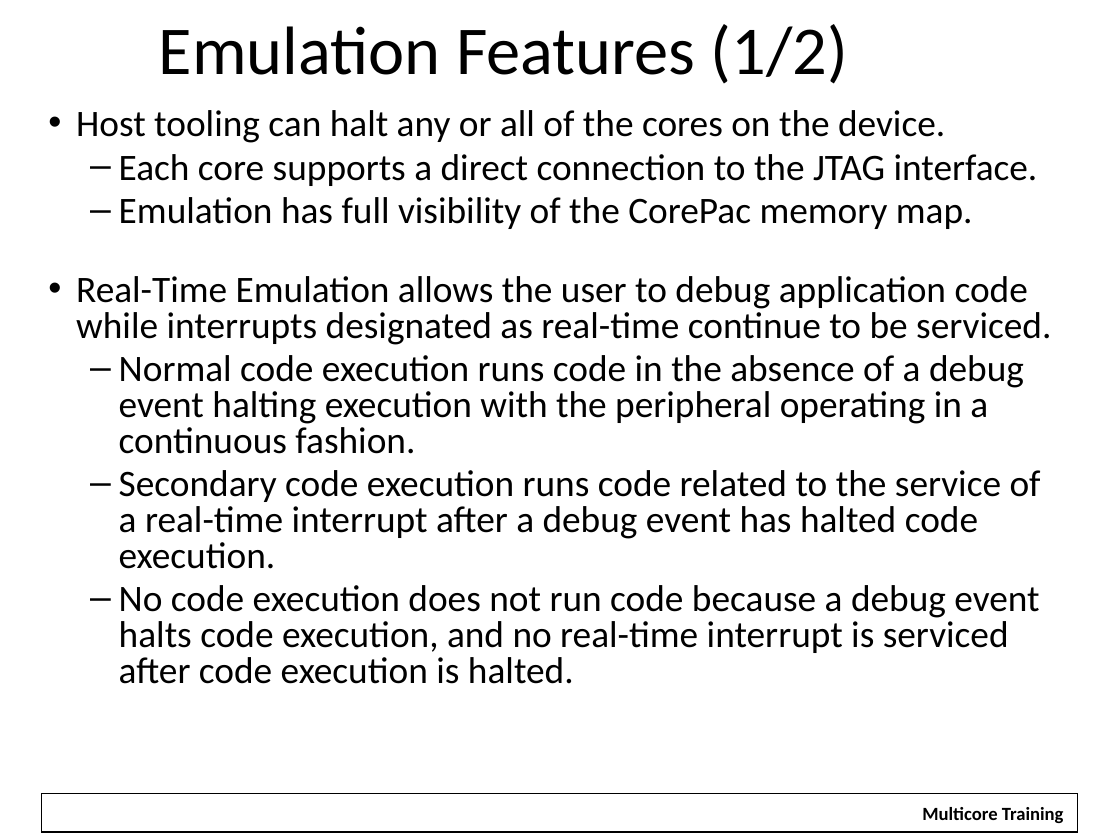
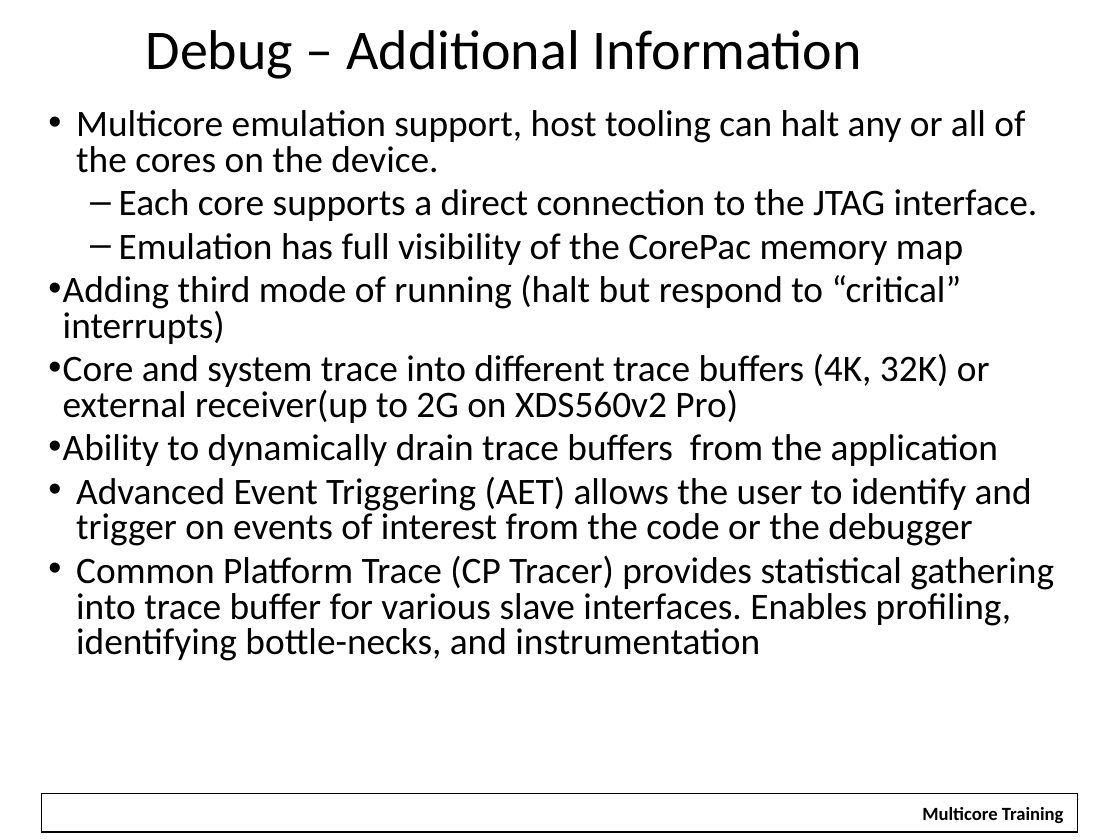
Before and after one commit to hari1989/keystone-workshop, a slide deck: slide 35 of slides/KeyStone Overview.pptx (slide 56 before the commit). Drawn at 1120x840 pixels with LibreOffice and Linux fonts; fonts in the diff are those of the drawing; background and template pictures are left out. Boxes give left, top, right and bottom in pixels: in the first picture for what was removed or moved away, otherwise in the second. Text is boxed around its words. In the diff, an @@ line names an element or a change of style, - is before the commit and + after.

```diff
--- a/slides/KeyStone Overview.pptx
+++ b/slides/KeyStone Overview.pptx
@@ title at box(146, 30, 862, 79): text changed; size 44 to 36 pt @@
-Emulation Features (1/2)
+Debug – Additional Information
@@ text at box(76, 110, 1025, 173): text changed @@
-• Host tooling can halt any or all of the cores on the device.
+• Multicore emulation support, host tooling can halt any or all of the cores on the device.
@@ text at box(63, 233, 1054, 661): text changed @@
-  – Emulation has full visibility of the CorePac memory map.
-• Real-Time Emulation allows the user to debug application code while interrupts designated as real-time continue to be serviced.
-  – Normal code execution runs code in the absence of a debug event halting execution with the peripheral operating in a continuous fashion.
-  – Secondary code execution runs code related to the service of a real-time interrupt after a debug event has halted code execution.
-  – No code execution does not run code because a debug event halts code execution, and no real-time interrupt is serviced after code execution is halted.
+  – Emulation has full visibility of the CorePac memory map
+• Adding third mode of running (halt but respond to “critical” interrupts)
+• Core and system trace into different trace buffers (4K, 32K) or external receiver(up to 2G on XDS560v2 Pro)
+• Ability to dynamically drain trace buffers from the application
+• Advanced Event Triggering (AET) allows the user to identify and trigger on events of interest from the code or the debugger
+• Common Platform Trace (CP Tracer) provides statistical gathering into trace buffer for various slave interfaces. Enables profiling, identifying bottle-necks, and instrumentation
```
Also in this commit, not shown: 28 other slides changed, 1 slide added, 29 slides removed.
